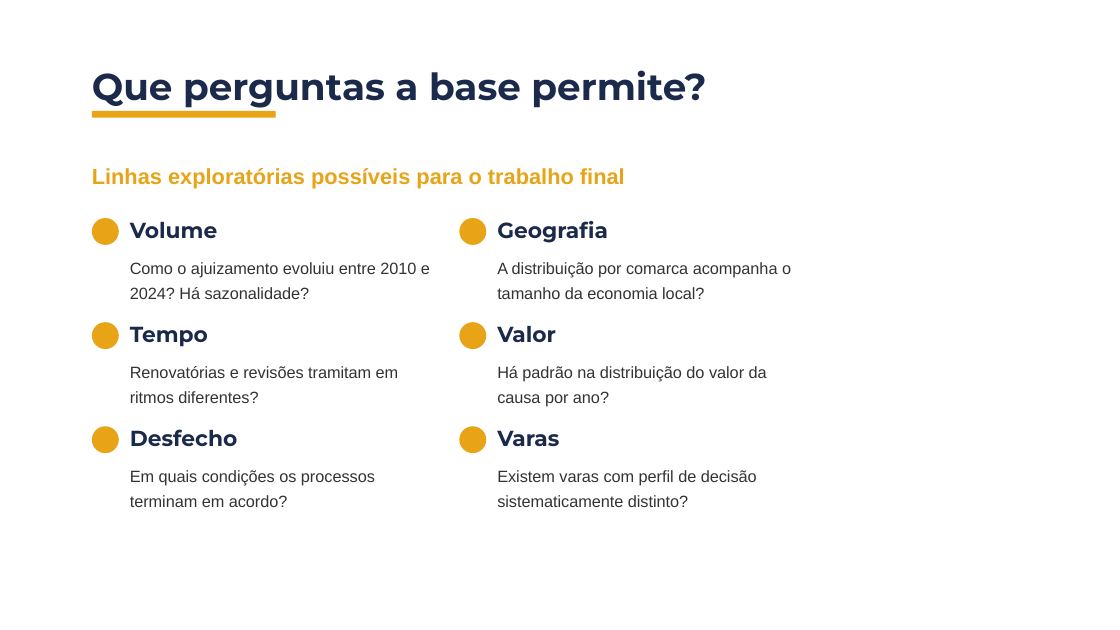
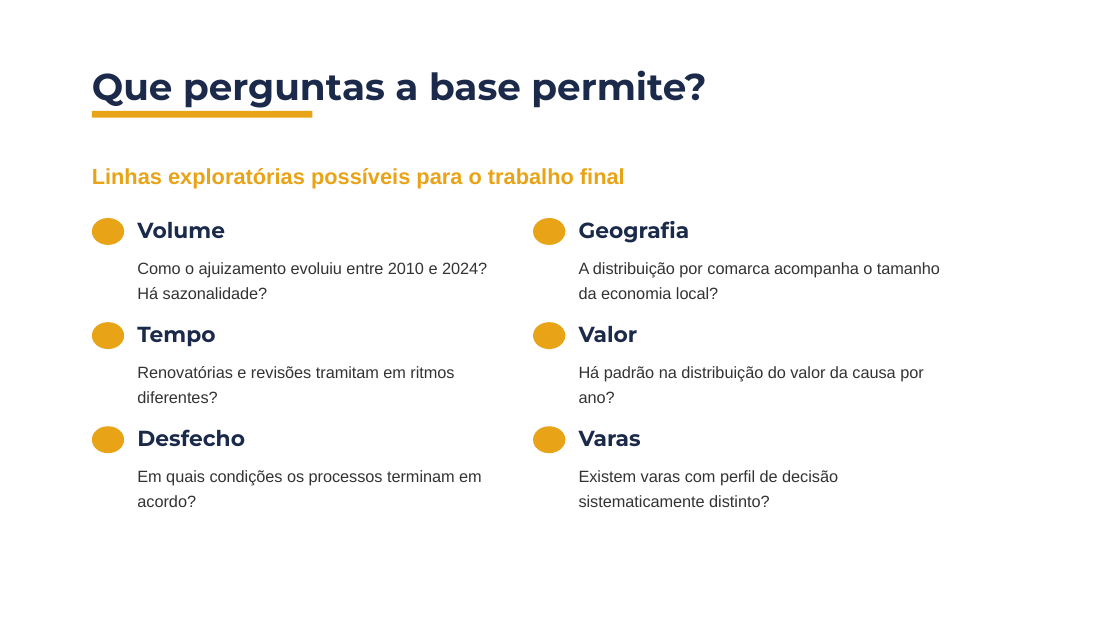
Before and after one commit to BrunoDaleffi/ibmec, a slide deck: slide 34 of jurimetria/aulas/aula_01/slides/aula1_bloco2_jurimetria.pptx. Drawn at 1120x630 pixels with LibreOffice and Linux fonts; fonts in the diff are those of the drawing; background and template pictures are left out. Boxes give left, top, right and bottom in pixels: in the first picture for what was removed or moved away, otherwise in the second. Text is boxed around its words. In the diff, an @@ line names an element or a change of style, - is before the commit and + after.

```diff
--- a/jurimetria/aulas/aula_01/slides/aula1_bloco2_jurimetria.pptx
+++ b/jurimetria/aulas/aula_01/slides/aula1_bloco2_jurimetria.pptx
@@ rectangle: place and size @@
-rectangle at box(92, 111, 276, 118)
+rectangle at box(92, 111, 312, 118)
@@ ellipse: place and size @@
-ellipse at box(92, 218, 119, 245)
+ellipse at box(92, 218, 124, 245)
@@ text "Volume": place and size @@
-text "Volume" at box(130, 222, 218, 238)
+text "Volume" at box(137, 222, 225, 238)
@@ ellipse: place and size @@
-ellipse at box(459, 218, 486, 245)
+ellipse at box(533, 218, 566, 245)
@@ text "Geografia": place and size @@
-text "Geografia" at box(497, 221, 608, 243)
+text "Geografia" at box(579, 221, 690, 243)
@@ text "Como o ajuizamento evoluiu entre ..." rewrapped from box(130, 262, 430, 299) to box(137, 262, 487, 299) @@
@@ text "A distribuição por comarca acompanha ..." rewrapped from box(497, 262, 791, 299) to box(579, 262, 940, 299) @@
@@ ellipse: place and size @@
-ellipse at box(92, 323, 119, 349)
+ellipse at box(92, 323, 124, 349)
@@ text "Tempo": place and size @@
-text "Tempo" at box(130, 326, 208, 347)
+text "Tempo" at box(137, 326, 215, 347)
@@ ellipse: place and size @@
-ellipse at box(459, 323, 486, 349)
+ellipse at box(533, 323, 566, 349)
@@ text "Valor": place and size @@
-text "Valor" at box(497, 326, 556, 342)
+text "Valor" at box(579, 326, 638, 342)
@@ text "Renovatórias e revisões tramitam em ..." rewrapped from box(130, 366, 399, 403) to box(137, 366, 454, 403) @@
@@ text "Há padrão na distribuição do ..." rewrapped from box(497, 366, 767, 407) to box(579, 366, 923, 403) @@
@@ ellipse: place and size @@
-ellipse at box(92, 427, 119, 454)
+ellipse at box(92, 427, 124, 454)
@@ text "Desfecho": place and size @@
-text "Desfecho" at box(130, 429, 238, 446)
+text "Desfecho" at box(137, 429, 245, 446)
@@ ellipse: place and size @@
-ellipse at box(459, 427, 486, 454)
+ellipse at box(533, 427, 566, 454)
@@ text "Varas": place and size @@
-text "Varas" at box(497, 430, 559, 446)
+text "Varas" at box(579, 430, 641, 446)
@@ text "Em quais condições os processos ..." rewrapped from box(130, 470, 375, 507) to box(137, 470, 482, 507) @@
@@ text "Existem varas com perfil de ...": place and size @@
-text "Existem varas com perfil de ..." at box(497, 470, 757, 507)
+text "Existem varas com perfil de ..." at box(579, 470, 838, 507)
```
Also in this commit, not shown: 33 other slides changed, 11 other files.
